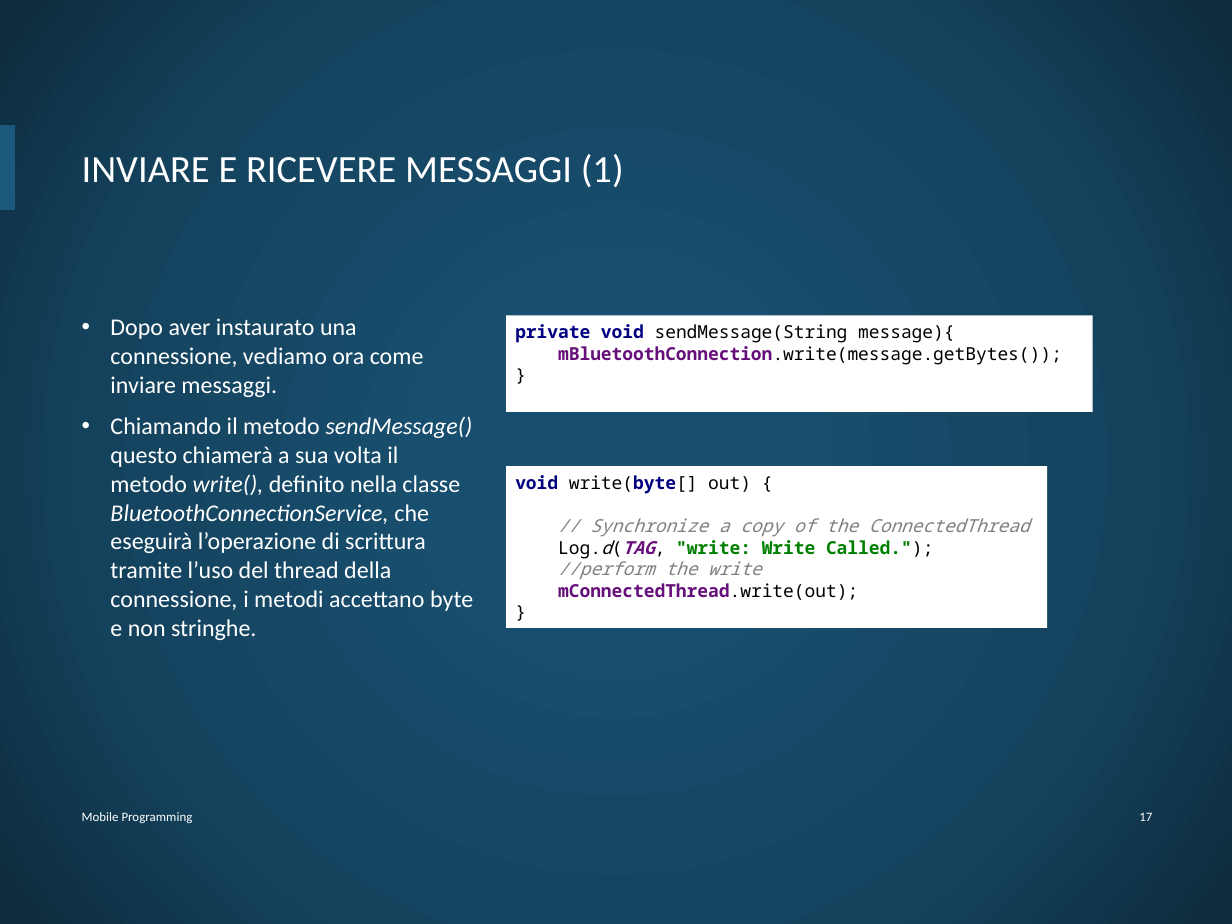
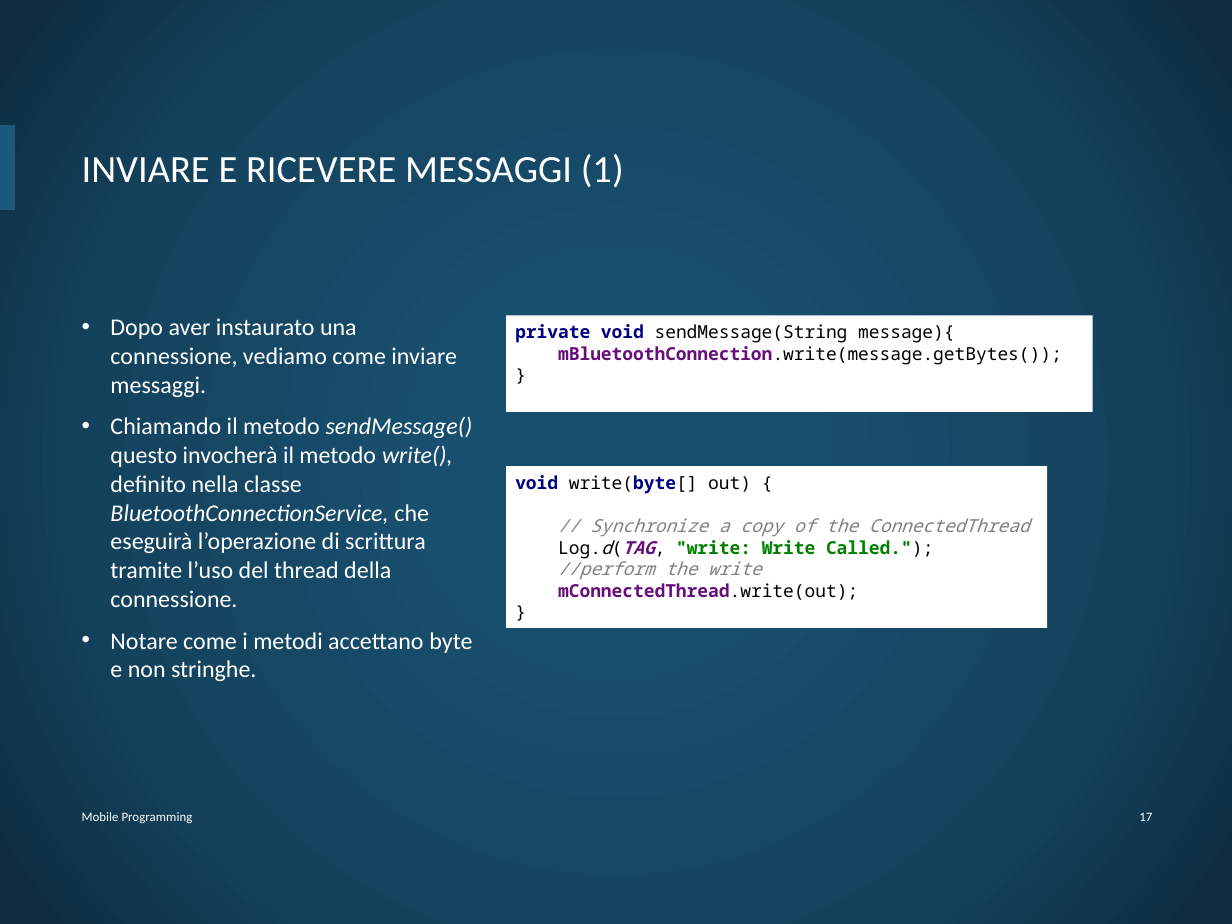
Before and after one commit to DiBattistaMattia/esoneroMP, a slide deck: slide 18 of esoneroMP.pptx. Drawn at 1232x924 pixels with LibreOffice and Linux fonts; fonts in the diff are those of the drawing; background and template pictures are left out. Boxes give left, top, right and bottom in pixels: in the first picture for what was removed or moved away, otherwise in the second. Text is boxed around its words. In the diff, an @@ line names an element or a change of style, - is before the commit and + after.

```diff
--- a/esoneroMP.pptx
+++ b/esoneroMP.pptx
@@ text at [110, 318, 473, 681]: text changed @@
-• Dopo aver instaurato una connessione, vediamo ora come inviare messaggi.
-• Chiamando il metodo sendMessage() questo chiamerà a sua volta il metodo write(), definito nella classe BluetoothConnectionService, che eseguirà l’operazione di scrittura tramite l’uso del thread della connessione, i metodi accettano byte e non stringhe.
+• Dopo aver instaurato una connessione, vediamo come inviare messaggi.
+• Chiamando il metodo sendMessage() questo invocherà il metodo write(), definito nella classe BluetoothConnectionService, che eseguirà l’operazione di scrittura tramite l’uso del thread della connessione.
+• Notare come i metodi accettano byte e non stringhe.
```
Also in this commit, not shown: 13 other slides changed, 1 other file.
